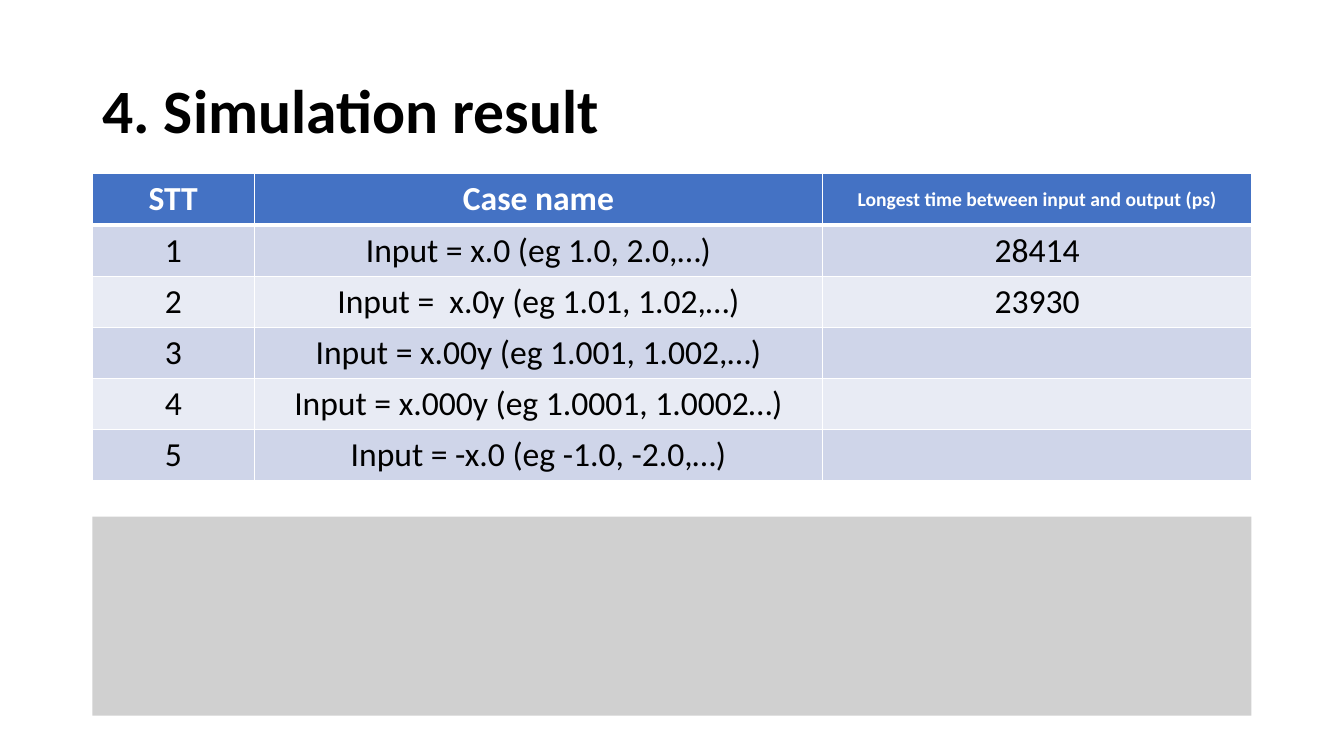
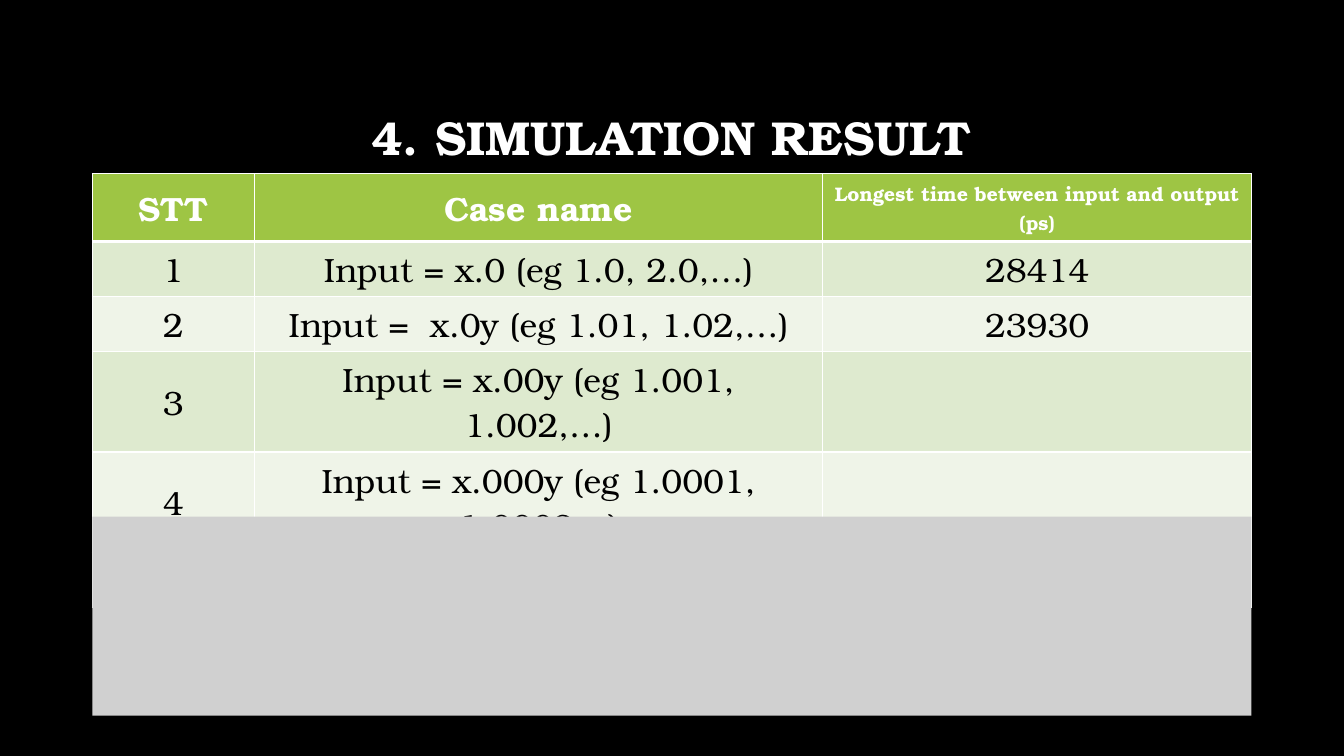
Before and after one commit to hohaicongthuan/Share-To-Other, a slide deck: slide 14 of Group Project/FloatingPointSquareRoot/Floating Point Squareroot.pptx. Drawn at 1344x756 pixels with LibreOffice and Linux fonts; fonts in the diff are those of the drawing; grey boxes stand for pictures; background and template pictures are left out. Boxes give left, top, right and bottom in pixels: in the first picture for what was removed or moved away, otherwise in the second. Text is boxed around its words. In the diff, an @@ line names an element or a change of style, - is before the commit and + after.

```diff
--- a/Group Project/FloatingPointSquareRoot/Floating Point Squareroot.pptx
+++ b/Group Project/FloatingPointSquareRoot/Floating Point Squareroot.pptx
@@ background #FFFFFF to picture (left out) @@
@@ title at <box>372,122,971,156</box>: text changed; size 44 to 34 pt; font Calibri to TeX Gyre Bonum; text colour #000000 to #FFFFFF @@
-4. Simulation result
+4. SIMULATION RESULT
@@ table at <box>93,174,1251,524</box> @@
@@ fill #4472C4 to #9EC544 in row 1 @@
@@ fill #CFD5EA to #DFEACF in 9 cells @@
@@ fill #E9EBF5 to #F0F5E9 in 6 cells @@
@@ font Calibri to TeX Gyre Bonum @@
```
Also in this commit, not shown: 21 other slides changed, 1 slide added.
